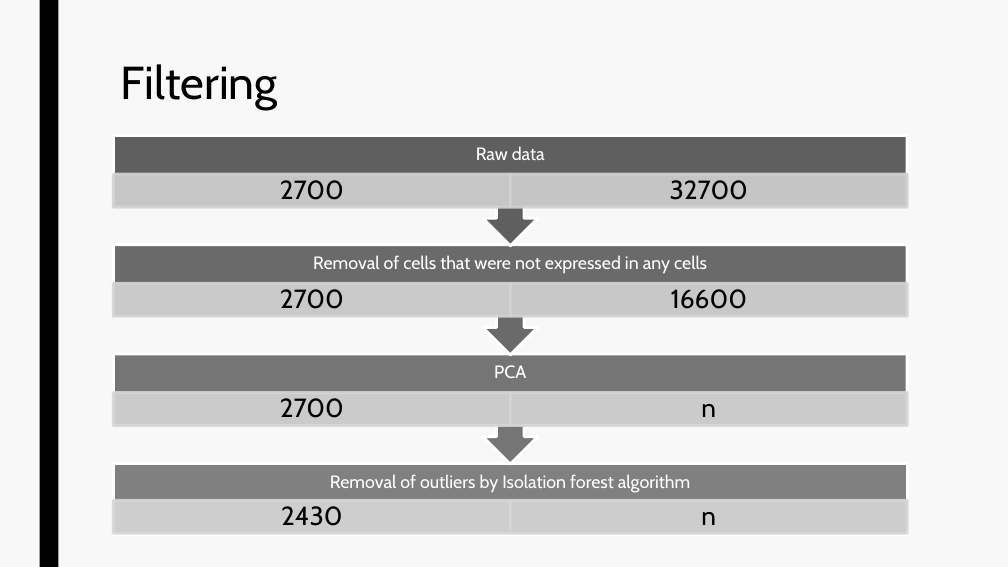
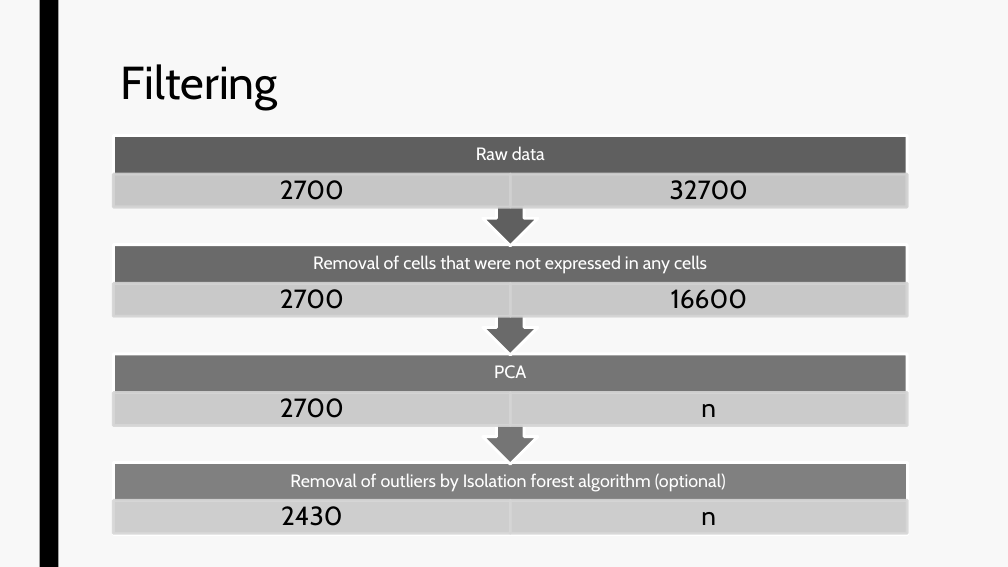
Before and after one commit to datascience-mobi/group-02-project-4-2, a slide deck: slide 4 of Project Proposal.pptx. Drawn at 1008x567 pixels with LibreOffice and Linux fonts; fonts in the diff are those of the drawing. Boxes give left, top, right and bottom in pixels: in the first picture for what was removed or moved away, otherwise in the second. Text is boxed around its words. In the diff, an @@ line names an element or a change of style, - is before the commit and + after.

```diff
--- a/Project Proposal.pptx
+++ b/Project Proposal.pptx
@@ text at (290, 473, 726, 492): text changed @@
-Removal of outliers by Isolation forest algorithm
+Removal of outliers by Isolation forest algorithm (optional)
```
